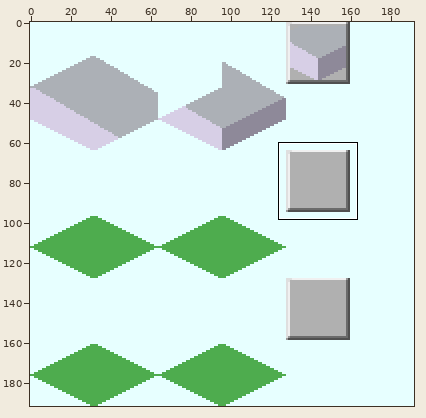
Two states of a sprite sheet, Cublic/Join_Stair/Join_Stair_1-3-1.png. The first picture is a wide view before the edit; the outline marks the close-up.
Close-up. Old version:
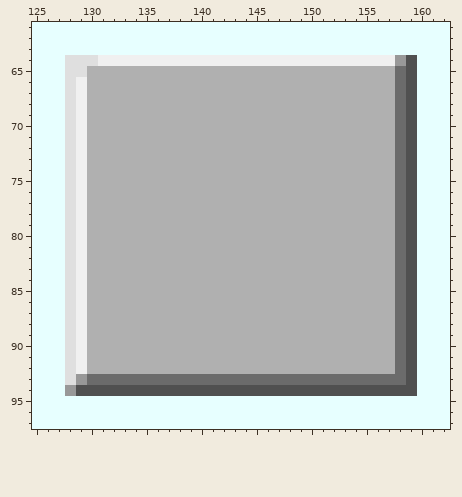
The file is 192x192 pixels. Shown: x 125..162, y 61..97. The commit also changed other parts of the picture, which this record leaves out.
Now the later version:
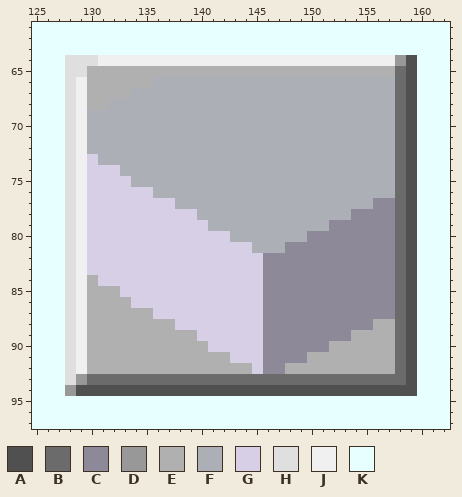
Palette (. is transparent): A #505050  B #6b6b6b  C #8e8999  D #989898  E #b0b0b0  F #acb0b6  G #d7cfe6  H #dfdfdf  J #f0f0f0  K #e7ffff
What changed:
y 66: x 136..157 EEEEEEEEEEEEEEEEEEEEEE -> FFFFFFFFFFFFFFFFFFFFFF
y 67: x 134..157 EEEEEEEEEEEEEEEEEEEEEEEE -> FFFFFFFFFFFFFFFFFFFFFFFF
y 68: x 132..157 EEEEEEEEEEEEEEEEEEEEEEEEEE -> FFFFFFFFFFFFFFFFFFFFFFFFFF
y 69..72: x 130..157 EEEEEEEEEEEEEEEEEEEEEEEEEEEE -> FFFFFFFFFFFFFFFFFFFFFFFFFFFF
y 73: x 130..157 EEEEEEEEEEEEEEEEEEEEEEEEEEEE -> GFFFFFFFFFFFFFFFFFFFFFFFFFFF
y 74: x 130..157 EEEEEEEEEEEEEEEEEEEEEEEEEEEE -> GGGFFFFFFFFFFFFFFFFFFFFFFFFF
y 75: x 130..157 EEEEEEEEEEEEEEEEEEEEEEEEEEEE -> GGGGFFFFFFFFFFFFFFFFFFFFFFFF
y 76: x 130..157 EEEEEEEEEEEEEEEEEEEEEEEEEEEE -> GGGGGGFFFFFFFFFFFFFFFFFFFFFF
y 77: x 130..157 EEEEEEEEEEEEEEEEEEEEEEEEEEEE -> GGGGGGGGFFFFFFFFFFFFFFFFFFCC
y 78: x 130..157 EEEEEEEEEEEEEEEEEEEEEEEEEEEE -> GGGGGGGGGGFFFFFFFFFFFFFFCCCC
y 79: x 130..157 EEEEEEEEEEEEEEEEEEEEEEEEEEEE -> GGGGGGGGGGGFFFFFFFFFFFCCCCCC
y 80: x 130..157 EEEEEEEEEEEEEEEEEEEEEEEEEEEE -> GGGGGGGGGGGGGFFFFFFFCCCCCCCC
y 81: x 130..157 EEEEEEEEEEEEEEEEEEEEEEEEEEEE -> GGGGGGGGGGGGGGGFFFCCCCCCCCCC
y 82..83: x 130..157 EEEEEEEEEEEEEEEEEEEEEEEEEEEE -> GGGGGGGGGGGGGGGGCCCCCCCCCCCC
y 84: x 131..157 EEEEEEEEEEEEEEEEEEEEEEEEEEE -> GGGGGGGGGGGGGGGCCCCCCCCCCCC
y 85: x 133..157 EEEEEEEEEEEEEEEEEEEEEEEEE -> GGGGGGGGGGGGGCCCCCCCCCCCC
y 86: x 134..157 EEEEEEEEEEEEEEEEEEEEEEEE -> GGGGGGGGGGGGCCCCCCCCCCCC
y 87: x 136..157 EEEEEEEEEEEEEEEEEEEEEE -> GGGGGGGGGGCCCCCCCCCCCC
y 88: x 138..155 EEEEEEEEEEEEEEEEEE -> GGGGGGGGCCCCCCCCCC
y 89: x 140..153 EEEEEEEEEEEEEE -> GGGGGGCCCCCCCC
y 90: x 141..151 EEEEEEEEEEE -> GGGGGCCCCCC
y 91: x 143..149 EEEEEEE -> GGGCCCC
y 92: x 145..147 EEE -> GCC
Pixel boxes of the changes (left, top, right, bottom) in both close-ups:
changed: (87, 77, 395, 374)
